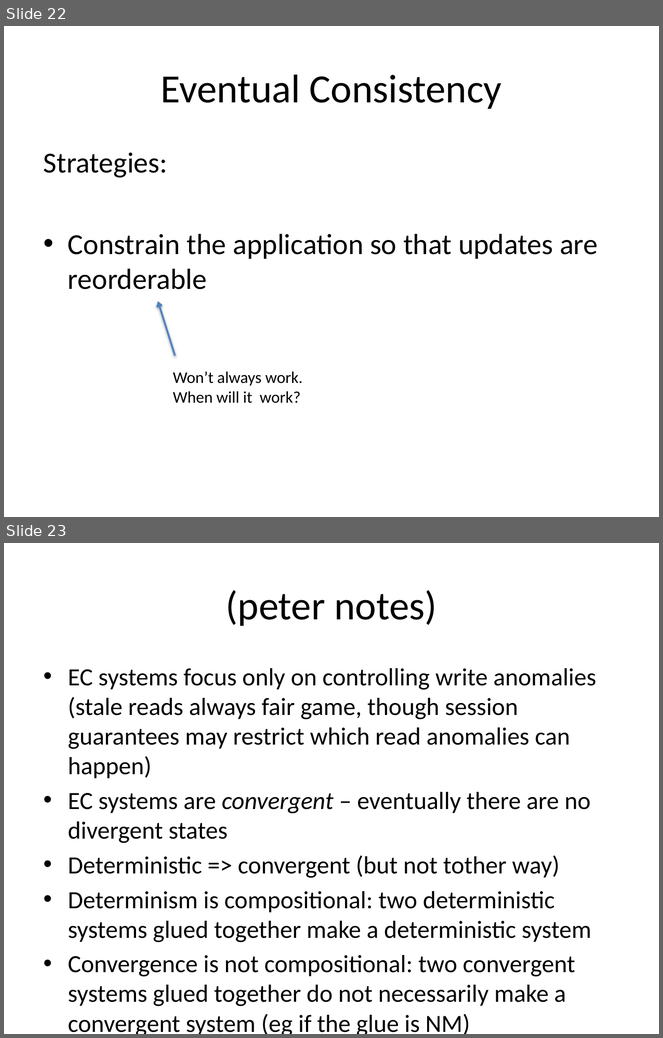
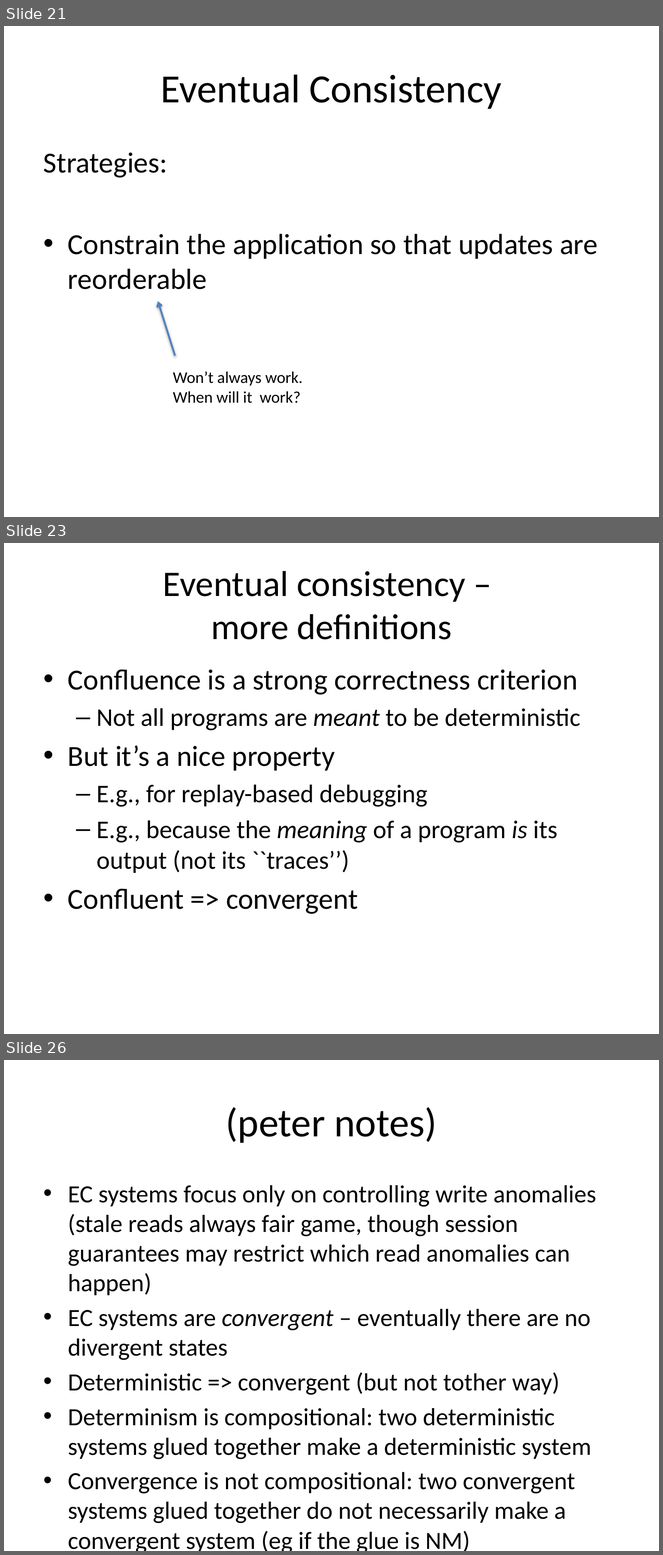
Before and after one commit to declarativitydotnet/declarativity, a slide deck: socc12-bloom-tutorial/slides/bloom-tutorial.pptx. Shown one above the other, each under a label of ours: slides 22 and 23 before the commit, slides 21, 23 and 26 after it; the slides between them are not shown. The pictures are 663x1038 and 663x1555 pixels, drawn with LibreOffice and Linux fonts; fonts in the diff are those of the drawing. Boxes give left, top, right and bottom in pixels: in the first picture for what was removed or moved away, otherwise in the second. Text is boxed around its words. In the diff, an @@ line names an element or a change of style, - is before the commit and + after.

```diff
--- a/socc12-bloom-tutorial/slides/bloom-tutorial.pptx
+++ b/socc12-bloom-tutorial/slides/bloom-tutorial.pptx
@@ slide 23 added at (4, 543, 659, 1034), background #FFFFFF @@
@@ title added at (163, 571, 466, 640), 39.6 pt, text #000000 @@
+Eventual consistency –
+more definitions
@@ text added at (68, 669, 581, 914), 28 pt, text #000000 @@
+• Confluence is a strong correctness criterion
+  – Not all programs are meant to be deterministic
+• But it’s a nice property
+  – E.g., for replay-based debugging
+  – E.g., because the meaning of a program is its output (not its ``traces’’)
+• Confluent => convergent
@@ what was slide 22 is now slide 21 @@
@@ what was slide 23 is now slide 26 @@
```
Also in this commit, not shown: 4 slides changed, 3 other slides added, 1 slide removed.
